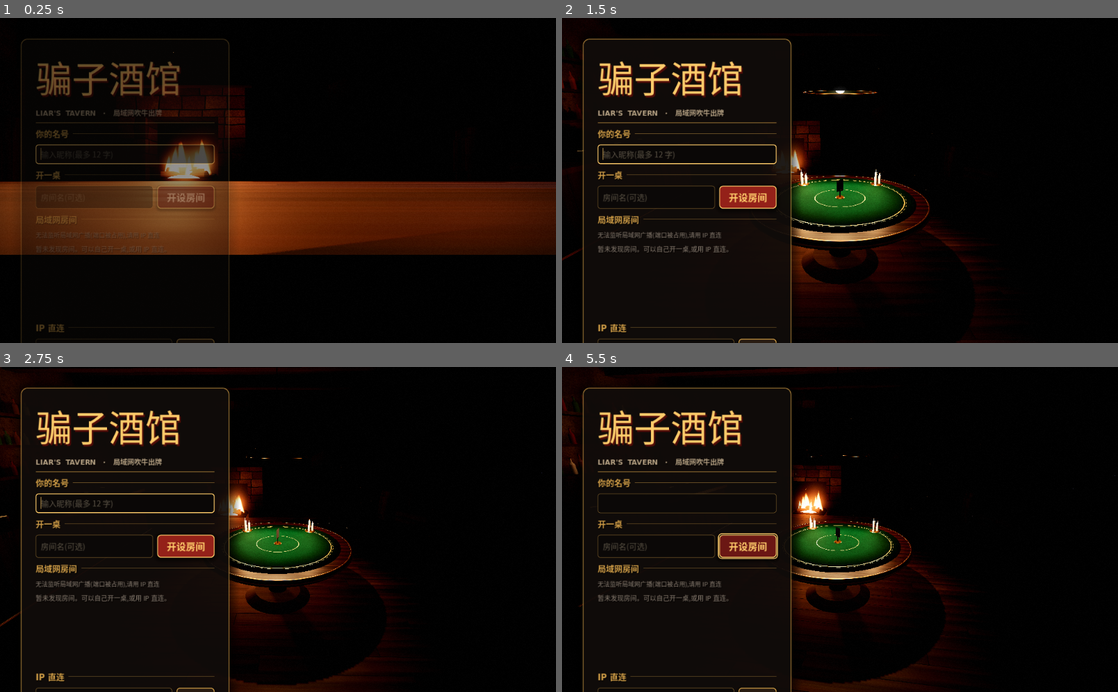
Above: before the commit, frames 1-4 (two rows, left to right).
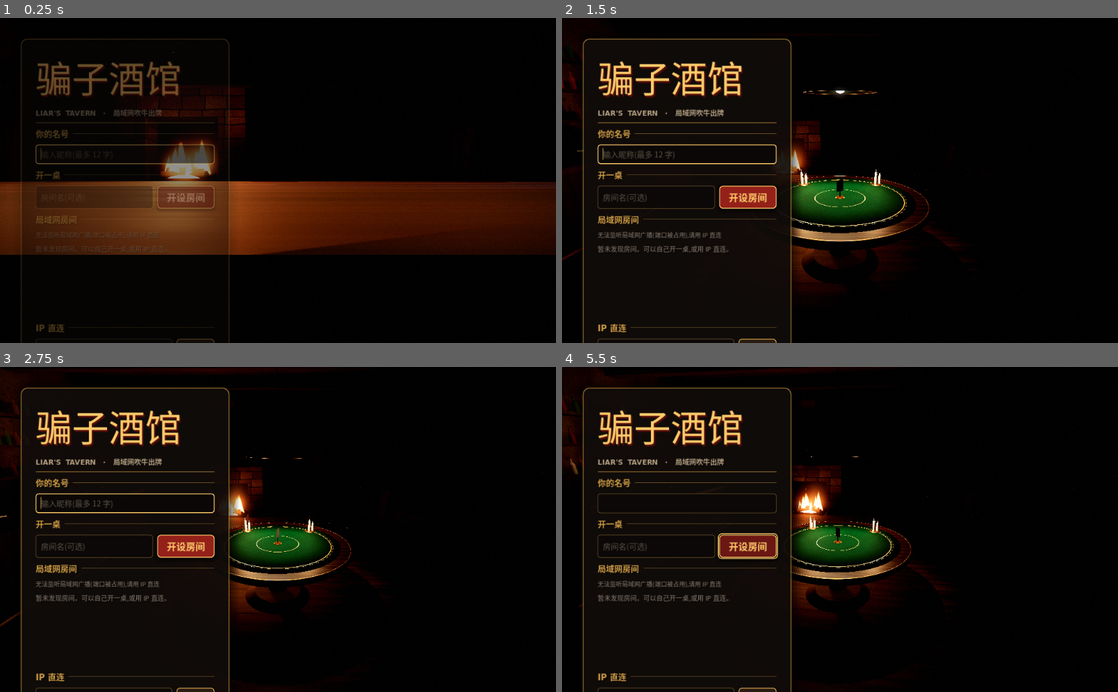
Above: after the commit, the same moments.

Repository: BoAsir/liars-tavern
Game: Godot game, scene res://src/ui/main.tscn
The game is run twice, just before and just after one commit, with the same random seed, the same clock (stepped at 60 frames per second) and the same inputs.
Inputs (mouse positions are in pixels of both pictures, inside the frame that each line leads up to):
- Up to frame 1 (0.25 s): no input
- Up to frame 2 (1.5 s): click "开设房间" at 0.5 s; click "开设房间" at 1.25 s
- Up to frame 3 (2.75 s): click "开设房间" at 2 s
- Up to frame 4 (5.5 s): tap Enter at 2.75 s; move the mouse to (962, 513) at 2.77 s; hold Shift 2.78-3.5 s; click (962, 513) at 2.92 s; tap Space at 3.02 s; drag from (728, 545) to (812, 594) at 3.52 s; move the mouse to (895, 458) at 4.27 s; tap Ctrl at 4.35 s; click (895, 458) at 4.42 s; drag from (812, 594) to (673, 480) at 5.02 s

The runs differ from the first frame. In frame 2, 0.3% of the frame differs, in the area x 41-76%, y 15-100%; in frame 3, 1.1%; in frame 4, 1.2%, in the area x 41-70%, y 15-100%.

Commit message:
feat: 牌桌改为第三人称越肩视角(自己角色入镜、手牌举在胸前朝镜头、自己开枪同用第三人称演出、跟随补光)

Diff:
--- a/src/ui/table/table_director.gd
+++ b/src/ui/table/table_director.gd
@@ -3,8 +3,6 @@
 # 演出导演:把网络事件翻译成镜头、角色动作、卡牌动画、音效与 HUD 宣告。
 # 每段演出时长须不超过 Pacing 中的预算(房主据此延长回合计时)。
 
-
-const FIRST_PERSON_GUN := Vector3(0.15, -0.045, -0.24)
 
 var screen: Node        # TableScreen
 var app: Node
@@ -29,11 +27,10 @@
 
 func intro() -> void:
 	rig.parallax_enabled = false
-	cards.lower_hand(true, 0.0)
 	Sfx.play("whoosh")
-	await rig.move_to(world.first_person_view(screen.my_pid), 1.7, Tween.TRANS_CUBIC, Tween.EASE_IN_OUT).finished
+	rig.set_fill(TableWorld.SEAT_FILL_LIGHT, 1.7)
+	await rig.move_to(world.third_person_view(screen.my_pid), 1.7, Tween.TRANS_CUBIC, Tween.EASE_IN_OUT).finished
 	rig.parallax_enabled = true
-	cards.lower_hand(false)
 	_at_seat = true
 
 
@@ -84,12 +81,9 @@
 func _played(ev: Dictionary) -> void:
 	var pid: int = ev["pid"]
 	var claim := "%d 张「%s」" % [ev["count"], Card.NAMES.get(cards.target_kind, "?")]
-	if pid == screen.my_pid:
-		hud.my_bubble(claim)
-	else:
-		if world.patrons.has(pid):
-			world.patrons[pid].reach_toward_center()
-		_bubble(pid, claim)
+	if world.patrons.has(pid):
+		world.patrons[pid].reach_toward_center()
+	_bubble(pid, claim)
 	hud.log_event("%s 打出 %s" % [screen.name_of(pid), claim])
 	world.look_all_at(cards.stand_position())
 	await cards.play(pid, ev["count"], screen.take_submitted() if pid == screen.my_pid else [])
@@ -109,13 +103,10 @@
 		await _wait(0.5)
 	else:
 		hud.log_event("%s 质疑 %s!" % [screen.name_of(challenger), screen.name_of(liar)], UiTheme.LIE)
-		if challenger == screen.my_pid:
-			hud.my_bubble("骗子!", UiTheme.BLOOD)
-		else:
-			_bubble(challenger, "骗子!", UiTheme.BLOOD)
-			world.look_all_at(world.head_position(challenger))
-			if world.patrons.has(challenger):
-				await world.patrons[challenger].slam_table()
+		_bubble(challenger, "骗子!", UiTheme.BLOOD)
+		world.look_all_at(world.head_position(challenger))
+		if world.patrons.has(challenger):
+			await world.patrons[challenger].slam_table()
 		Sfx.play("slam")
 		rig.shake(0.45)
 		app.tavern.kick_lamp(0.07)
@@ -144,16 +135,19 @@
 	var shooter: int = ev["pid"]
 	hud.log_event("%s 对自己扣下扳机(第 %d 枪)" % [screen.name_of(shooter), ev["shots_fired"]], UiTheme.PARCHMENT_DIM)
 	fx.set_tension(0.55, 0.8)
-	if shooter == screen.my_pid:
-		await _first_person_shot(ev["hit"])
-	else:
-		await _third_person_shot(shooter, ev["hit"])
+	await _third_person_shot(shooter, ev["hit"])
+	if shooter == screen.my_pid and ev["hit"]:
+		# 自己中弹:画面短暂染红,之后以俯视镜头观战
+		spectator = true
+		await fx.fade_to(Color(0.25, 0.0, 0.0, 0.6), 0.45)
+		fx.flash(Color(0.25, 0.0, 0.0, 0.6), 1.0)
 	fx.set_tension(0.0, 0.7)
 	screen.on_gunshot_resolved(shooter, ev["shots_fired"], ev["hit"])
 	await back_to_seat(0.55)
 
 
 func _third_person_shot(shooter: int, hit: bool) -> void:
+	# 所有人(包括自己)都用同一套演出:镜头转到开枪者正面,角色拿枪抵住太阳穴
 	_leave_seat()
 	rig.move_to(world.focus_view(shooter), 0.7)
 	world.look_all_at(world.head_position(shooter))
@@ -184,44 +178,6 @@
 		await patron.lower_gun(gun, world.revolver_rest(shooter), world, 0.3)
 
 
-func _first_person_shot(hit: bool) -> void:
-	_leave_seat()
-	var gun: Revolver3D = world.revolvers.get(screen.my_pid)
-	var cam := rig.camera
-	gun.reparent(cam, true)
-	var aim := Basis.looking_at(Vector3(-1.0, 0.08, 0.5), Vector3.UP)
-	var held := Transform3D(aim, FIRST_PERSON_GUN)
-	var raise := create_tween()
-	raise.tween_property(gun, "transform", held, 0.6).set_trans(Tween.TRANS_BACK).set_ease(Tween.EASE_OUT)
-	Sfx.play("cock")
-	gun.cock_hammer()
-	rig.set_fov(56.0, 1.6)
-	await raise.finished
-	await _suspense(gun)
-	gun.release_hammer()
-	rig.set_fov(66.0, 0.5)
-	if hit:
-		_bang(gun.muzzle_transform())
-		_announce_shot(screen.my_pid, true)
-		spectator = true
-		_drop_my_gun(gun)
-		fx.flash(Color(1, 0.92, 0.85, 1.0), 0.25)
-		var fall := rig.camera.global_transform
-		fall = fall.rotated_local(Vector3.BACK, 0.9).translated(Vector3(0.3, -0.45, 0.2))
-		rig.move_to(fall, 0.7, Tween.TRANS_BOUNCE, Tween.EASE_OUT)
-		await fx.fade_to(Color(0.25, 0.0, 0.0, 0.85), 0.9)
-		fx.flash(Color(0.25, 0.0, 0.0, 0.85), 1.2)
-	else:
-		Sfx.play("click")
-		rig.shake(0.18)
-		_announce_shot(screen.my_pid, false)
-		await _wait(0.3)
-		gun.reparent(world, true)
-		var back := create_tween()
-		back.tween_property(gun, "global_transform", world.revolver_rest(screen.my_pid), 0.45).set_trans(Tween.TRANS_CUBIC)
-		await back.finished
-
-
 func _suspense(gun: Revolver3D) -> void:
 	# 转轮 + 心跳 + 暗角收紧:整段约 1.4 秒
 	Sfx.play("spin")
@@ -243,13 +199,6 @@
 	app.tavern.kick_lamp(0.14)
 
 
-func _drop_my_gun(gun: Revolver3D) -> void:
-	gun.reparent(world, true)
-	var rest := world.revolver_rest(screen.my_pid)
-	var tween := create_tween()
-	tween.tween_property(gun, "global_transform", rest, 0.6).set_trans(Tween.TRANS_BOUNCE).set_ease(Tween.EASE_OUT)
-
-
 func _announce_shot(pid: int, hit: bool) -> void:
 	var mine: bool = pid == screen.my_pid
 	if hit:
@@ -284,12 +233,13 @@
 	Sfx.play("win")
 	if winner == screen.my_pid:
 		hud.announce("你赢了!", UiTheme.BRASS_BRIGHT, "活到了最后", 1.8)
+	else:
+		hud.announce("%s 赢了" % screen.name_of(winner), UiTheme.BRASS_BRIGHT, "活到了最后", 1.8)
+	if world.patrons.has(winner):
+		world.patrons[winner].celebrate()
+		rig.orbit(world.head_position(winner) + Vector3(0, -0.2, 0), 1.3, 0.35, 0.25, 1.4)
+	else:
 		rig.orbit(Vector3(0, 0.95, 0), 2.4, 0.9, 0.18, 1.4)
-	else:
-		hud.announce("%s 赢了" % screen.name_of(winner), UiTheme.BRASS_BRIGHT, "活到了最后", 1.8)
-		if world.patrons.has(winner):
-			world.patrons[winner].celebrate()
-			rig.orbit(world.head_position(winner) + Vector3(0, -0.2, 0), 1.3, 0.35, 0.25, 1.4)
 	hud.log_event("胜者:%s" % screen.name_of(winner), UiTheme.BRASS_BRIGHT)
 	await _wait(2.2)
 	screen.show_settlement(winner)
@@ -302,15 +252,15 @@
 	if spectator:
 		await rig.move_to(world.overview_view(), duration * 1.6).finished
 		return
-	await rig.move_to(world.first_person_view(screen.my_pid), duration).finished
+	rig.set_fill(TableWorld.SEAT_FILL_LIGHT, duration)
+	await rig.move_to(world.third_person_view(screen.my_pid), duration).finished
 	rig.parallax_enabled = true
-	cards.lower_hand(false)
 
 
 func _leave_seat() -> void:
 	_at_seat = false
-	cards.lower_hand(true)
 	rig.parallax_enabled = false
+	rig.set_fill(0.0, 0.5)
 
 
 func _bubble(pid: int, text: String, color := UiTheme.INK) -> void:
--- a/src/ui/table/table_screen.gd
+++ b/src/ui/table/table_screen.gd
@@ -45,8 +45,11 @@
 	world.revive_all()
 	cards.clear_all()
 	app.labels.clear()
-	world.arrange(Net.seats, my_pid, false, true)
-	cards.attach_hand(app.tavern.camera_rig.camera)
+	# 第三人称:自己的角色也坐在桌边,手牌由自己的角色举在胸前、牌面朝向越肩镜头
+	world.arrange(Net.seats, my_pid, true, true)
+	var me: Patron = world.patrons[my_pid]
+	me.present_hand_to(world.third_person_view(my_pid).origin)
+	cards.attach_hand(me.fan)
 	hud = TableHud.new()
 	add_child(hud)
 	hud.play_pressed.connect(_submit_play)
@@ -170,11 +173,9 @@
 	current_pid = pid
 	turn_deadline = _now() + Protocol.TURN_TIMEOUT
 	_awaiting_intent = false
-	# 所有人盯着当前行动者(轮到自己时盯着镜头),行动者自己看桌心
+	# 所有人盯着当前行动者,行动者自己看桌心
 	var focus := cards.stand_position()
-	if pid == my_pid:
-		focus = app.tavern.camera_rig.camera.global_position
-	elif pid != null:
+	if pid != null:
 		focus = world.head_position(pid)
 	for patron_pid in world.patrons:
 		var patron: Patron = world.patrons[patron_pid]
--- a/src/world/camera_rig.gd
+++ b/src/world/camera_rig.gd
@@ -12,12 +12,14 @@
 const PARALLAX_PITCH := 0.03
 
 var camera: Camera3D
+var fill_light: OmniLight3D
 var parallax_enabled := false
 
 var _trauma := 0.0
 var _time := 0.0
 var _move_tween: Tween = null
 var _fov_tween: Tween = null
+var _fill_tween: Tween = null
 var _orbit_active := false
 var _orbit_center := Vector3.ZERO
 var _orbit_radius := 3.0
@@ -35,6 +37,16 @@
 	camera.far = 40.0
 	camera.current = true
 	add_child(camera)
+	# 第三人称补光:跟随镜头,照亮背对主光的自己角色与手牌;只在座位机位开启
+	fill_light = OmniLight3D.new()
+	fill_light.position = Vector3(0.0, 0.25, 0.1)
+	fill_light.light_color = Color(1.0, 0.86, 0.7)
+	fill_light.light_energy = 0.0
+	fill_light.light_specular = 0.25
+	fill_light.omni_range = 3.2
+	fill_light.omni_attenuation = 1.4
+	fill_light.light_volumetric_fog_energy = 0.0
+	camera.add_child(fill_light)
 	_noise.frequency = 2.0
 
 
@@ -101,6 +113,12 @@
 	tween.finished.connect(func(): _orbit_active = true)
 
 
+func set_fill(energy: float, duration := 0.6) -> void:
+	_kill(_fill_tween)
+	_fill_tween = create_tween()
+	_fill_tween.tween_property(fill_light, "light_energy", energy, duration)
+
+
 func set_fov(fov: float, duration: float) -> void:
 	_kill(_fov_tween)
 	_fov_tween = create_tween()
--- a/src/world/card_table.gd
+++ b/src/world/card_table.gd
@@ -1,6 +1,6 @@
 class_name CardTable
 extends Node3D
-# 卡牌层:自己的手牌(相机前扇形)、他人手中的牌背、出牌区、翻牌区、桌心目标牌立牌。
+# 卡牌层:自己的手牌(自己角色举在胸前、牌面朝镜头)、他人手中的牌背、出牌区、翻牌区、桌心目标牌立牌。
 # 动画方法均为协程(await 到动画结束);音效通过 sfx 信号交给上层播放。
 
 
@@ -10,9 +10,6 @@
 const DEAL_FLIGHT := 0.32
 const PLAY_FLIGHT := 0.42
 const SWEEP_FLIGHT := 0.4
-const HAND_OFFSET := Vector3(0, -0.215, -0.46)
-const HAND_LOWERED := Vector3(0, -0.55, -0.46)
-const HAND_TILT_DEG := 14.0
 const LIFT_HOVER := 0.012
 const LIFT_SELECTED := 0.032
 const REVEAL_Z := 0.38
@@ -22,7 +19,7 @@
 const FAN_BASIS := Basis(Vector3(1, 0, 0), Vector3(0, 0, 1), Vector3(0, -1, 0))
 
 var world: TableWorld
-var hand_root: Node3D
+var hand_root: Node3D        # 自己角色的牌扇节点(第三人称)
 var my_cards: Array = []     # Card3D,下标与私有手牌一致
 var held := {}               # pid -> Array[Card3D](他人牌背)
 var pile: Array = []
@@ -35,6 +32,7 @@
 var _stand: Node3D
 var _target_card: Card3D
 var _pile_seed := 0
+var _my_holding := false
 
 
 func _init(p_world: TableWorld) -> void:
@@ -84,22 +82,8 @@
 
 # —— 自己的手牌 ——
 
-func attach_hand(camera: Camera3D) -> void:
-	if hand_root != null:
-		hand_root.queue_free()
-	hand_root = Node3D.new()
-	hand_root.name = "Hand"
-	camera.add_child(hand_root)
-	hand_root.position = HAND_OFFSET
-	hand_root.basis = FAN_BASIS * Basis(Vector3.RIGHT, deg_to_rad(-HAND_TILT_DEG))
-
-
-func lower_hand(lowered: bool, duration := 0.35) -> void:
-	if hand_root == null:
-		return
-	var tween := create_tween()
-	tween.tween_property(hand_root, "position", HAND_LOWERED if lowered else HAND_OFFSET, duration) \
-		.set_trans(Tween.TRANS_CUBIC).set_ease(Tween.EASE_IN_OUT)
+func attach_hand(fan_root: Node3D) -> void:
+	hand_root = fan_root
 
 
 func my_kinds() -> Array:
@@ -130,6 +114,10 @@
 		_move_local(card, fan_slot(i, my_cards.size(), lift), duration)
 		var glow := 0.75 if selected.has(i) else (0.3 if i == hovered else 0.0)
 		card.set_glow(glow)
+	var holding := not my_cards.is_empty()
+	if holding != _my_holding and world.patrons.has(world.my_pid):
+		_my_holding = holding
+		world.patrons[world.my_pid].set_holding(holding)
 
 
 # —— 他人手牌 ——
@@ -295,10 +283,11 @@
 	my_cards = []
 	selected = {}
 	hovered = -1
-	for pid in held:
+	for pid in held.keys() + [world.my_pid]:
 		if world.patrons.has(pid):
 			world.patrons[pid].set_holding(false)
 	held = {}
+	_my_holding = false
 	_pile_seed += 1
 	if all.is_empty():
 		return
--- a/src/world/patron_3d.gd
+++ b/src/world/patron_3d.gd
@@ -16,6 +16,10 @@
 const HAND_GUN_HEAD := Vector3(0.33, 0.85, -0.05)
 const HAND_CHEER := Vector3(0.32, 1.0, -0.12)
 const HAND_DEAD := Vector3(0.28, 0.0, 0.05)
+# 第三人称下自己的牌扇:举到右胸前、略放大,牌面朝向越肩镜头
+const SELF_FAN_POS := Vector3(0.33, 0.6, -0.3)
+const SELF_FAN_SCALE := 1.5
+const SELF_GRIP_OFFSET := Vector3(0.07, -0.08, 0.02)
 const GREY := Color(0.42, 0.42, 0.42)
 
 var species_index := 0
@@ -41,6 +45,8 @@
 var _lean := 0.0
 var _arms_locked := false
 var _holding := false
+var _hold_left := Vector3(-HAND_HOLD.x, HAND_HOLD.y, HAND_HOLD.z)
+var _hold_right := HAND_HOLD
 var _noise := FastNoiseLite.new()
 
 
@@ -220,9 +226,26 @@
 	_holding = holding
 	if _arms_locked:
 		return
-	var target := HAND_HOLD if holding else HAND_REST
 	var duration := 0.3 if animate else 0.0
-	pose_arms(_mirror(target, -1.0), target, duration)
+	if holding:
+		pose_arms(_hold_left, _hold_right, duration)
+	else:
+		pose_arms(_mirror(HAND_REST, -1.0), HAND_REST, duration)
+
+
+func present_hand_to(viewer: Vector3) -> void:
+	# 第三人称:把牌扇移到右胸前并放大,牌面法线指向镜头、牌顶朝上,越肩即可看清点数
+	# 按座位的静止姿态计算(登场缩放动画期间 global 坐标不可靠)
+	var seat_basis := global_basis.orthonormalized()
+	var fan_world := global_position + seat_basis * (HIP + SELF_FAN_POS)
+	var normal := (viewer - fan_world).normalized()
+	var bottom := -(Vector3.UP - normal * Vector3.UP.dot(normal)).normalized()
+	var world_basis := Basis(normal.cross(bottom), normal, bottom)
+	fan.transform = Transform3D((seat_basis.inverse() * world_basis).scaled(Vector3.ONE * SELF_FAN_SCALE), SELF_FAN_POS)
+	_hold_left = SELF_FAN_POS + Vector3(-SELF_GRIP_OFFSET.x, SELF_GRIP_OFFSET.y, SELF_GRIP_OFFSET.z)
+	_hold_right = SELF_FAN_POS + SELF_GRIP_OFFSET
+	if _holding:
+		set_holding(true, false)
 
 
 func pose_arms(left_target: Vector3, right_target: Vector3, duration: float) -> Tween:
--- a/src/world/table_world.gd
+++ b/src/world/table_world.gd
@@ -1,13 +1,15 @@
 class_name TableWorld
 extends Node3D
 # 牌桌上的角色层:按座位摆放酒客与左轮,提供座位几何查询。卡牌交给 CardTable。
-# 等待厅与对局共用:等待厅显示全部玩家(含自己),对局中自己的角色隐藏(第一人称)。
+# 等待厅与对局共用:都显示全部玩家(含自己);对局中镜头在自己角色身后越肩(第三人称)。
 
 
 const REVOLVER_RADIUS := 0.6
 const REVOLVER_SIDE := 0.2
-const FIRST_PERSON_HEIGHT := 1.36
-const FIRST_PERSON_RADIUS := 1.4
+const THIRD_PERSON_BACK := 2.1
+const THIRD_PERSON_HEIGHT := 1.92
+const THIRD_PERSON_SIDE := 0.55
+const SEAT_FILL_LIGHT := 0.9   # 越肩机位的补光强度(CameraRig.fill_light)
 
 var tavern: Tavern
 var cards: CardTable
@@ -128,11 +130,12 @@
 	return Transform3D(basis, pos)
 
 
-func first_person_view(pid: int) -> Transform3D:
+func third_person_view(pid: int) -> Transform3D:
+	# 越过右肩看向桌心:自己的角色在画面左下,牌扇在其右侧,对手与桌面在画面中央
 	var angle: float = seat_angles.get(pid, 0.0)
 	var dir := SeatLayout.direction(angle)
-	var pos := dir * FIRST_PERSON_RADIUS + Vector3(0, FIRST_PERSON_HEIGHT, 0)
-	var target := -dir * 0.3 + Vector3(0, SeatLayout.TABLE_TOP - 0.06, 0)
+	var pos := dir * THIRD_PERSON_BACK + seat_right(pid) * THIRD_PERSON_SIDE + Vector3(0, THIRD_PERSON_HEIGHT, 0)
+	var target := -dir * 0.12 + Vector3(0, SeatLayout.TABLE_TOP, 0)
 	return Transform3D(Basis.looking_at(target - pos, Vector3.UP), pos)
 
 
--- a/tools/shot.gd
+++ b/tools/shot.gd
@@ -42,7 +42,11 @@
 	var top := SeatLayout.TABLE_TOP
 	match view:
 		"seat":
-			rig.snap(Vector3(0, 1.36, 1.4), Vector3(0, top - 0.06, -0.3))
+			# 与 TableWorld.third_person_view(本机座位)一致的越肩机位
+			rig.snap(Vector3(0.55, 1.92, 2.1), Vector3(0, top, -0.12))
+			rig.fill_light.light_energy = TableWorld.SEAT_FILL_LIGHT
+		"selfshot":
+			rig.snap(Vector3(-0.35, 1.42, 0.15), Vector3(0, 1.19, 1.37))
 		"gun":
 			rig.snap(Vector3(0.1, 1.42, 0.3), Vector3(1.25, 1.25, 0.0))
 		"menu":
--- a/tools/showcase.gd
+++ b/tools/showcase.gd
@@ -10,8 +10,10 @@
 	var players := []
 	for pid in [1, 2, 3, 4]:
 		players.append({"pid": pid})
-	world.arrange(players, 1, false, true)
-	world.cards.attach_hand(tavern.camera_rig.camera)
+	world.arrange(players, 1, true, true)
+	var me: Patron = world.patrons[1]
+	me.present_hand_to(world.third_person_view(1).origin)
+	world.cards.attach_hand(me.fan)
 	world.cards.set_target(Card.KING, false)
 	await get_tree().create_timer(0.7).timeout
 	var counts := {1: 5, 2: 5, 3: 4, 4: 3}
Not shown, changed: README.md
Not shown, changed: docs/superpowers/specs/2026-08-14-liars-tavern-design.md
